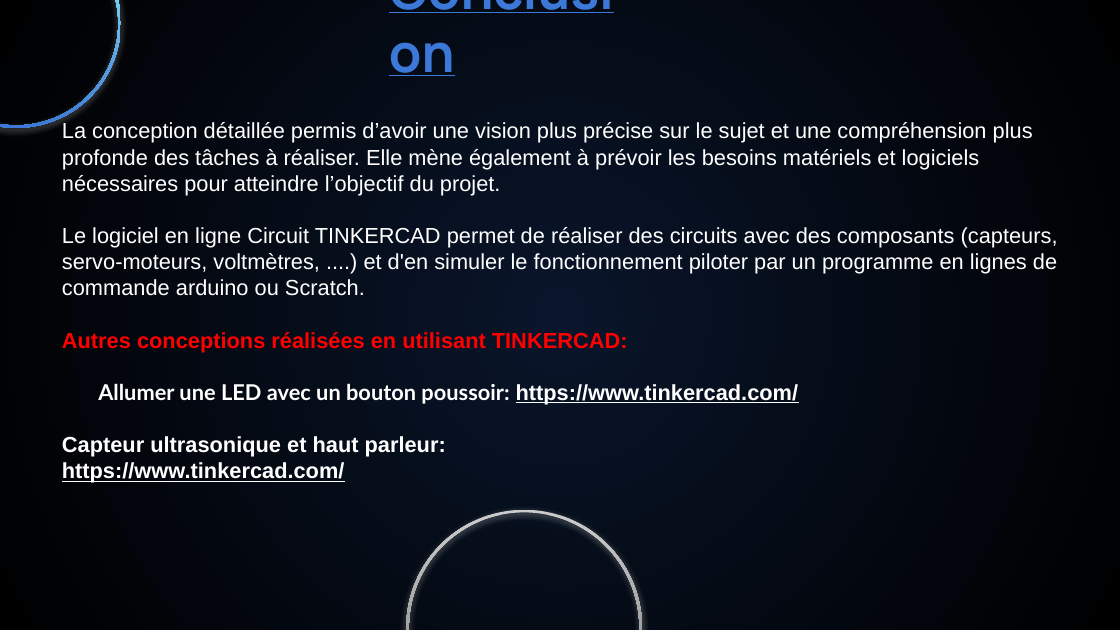
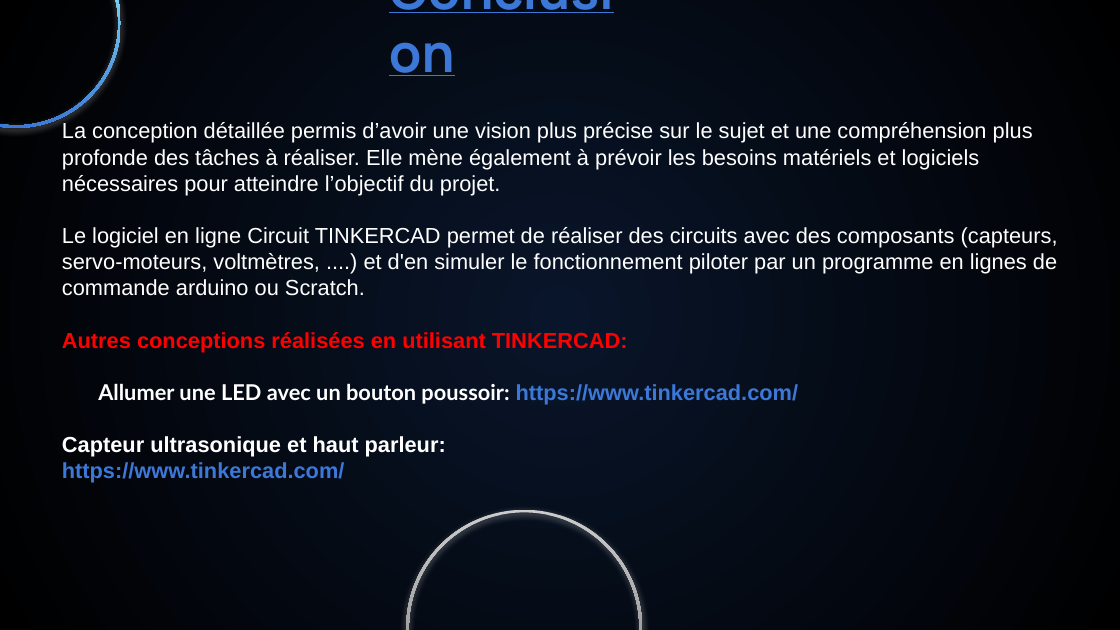
Before and after one commit to adamelakkaoui/autonomous-mobile-robot-tinkercad-c, a slide deck: slide 13 of presentations/mobile-robot-presentation-fr.pptx. Drawn at 1120x630 pixels with LibreOffice and Linux fonts; fonts in the diff are those of the drawing. Boxes give left, top, right and bottom in pixels: in the first picture for what was removed or moved away, otherwise in the second. Text is boxed around its words. In the diff, an @@ line names an element or a change of style, - is before the commit and + after.

```diff
--- a/presentations/mobile-robot-presentation-fr.pptx
+++ b/presentations/mobile-robot-presentation-fr.pptx
@@ subtitle at (62, 383, 799, 483): text colour #FFFFFF to #3C78D8, underline off in "https://www.tinkercad.com/", "https://www.tinkercad.com/" @@
```
Also in this commit, not shown: 1 other slide changed, 1 other file.
